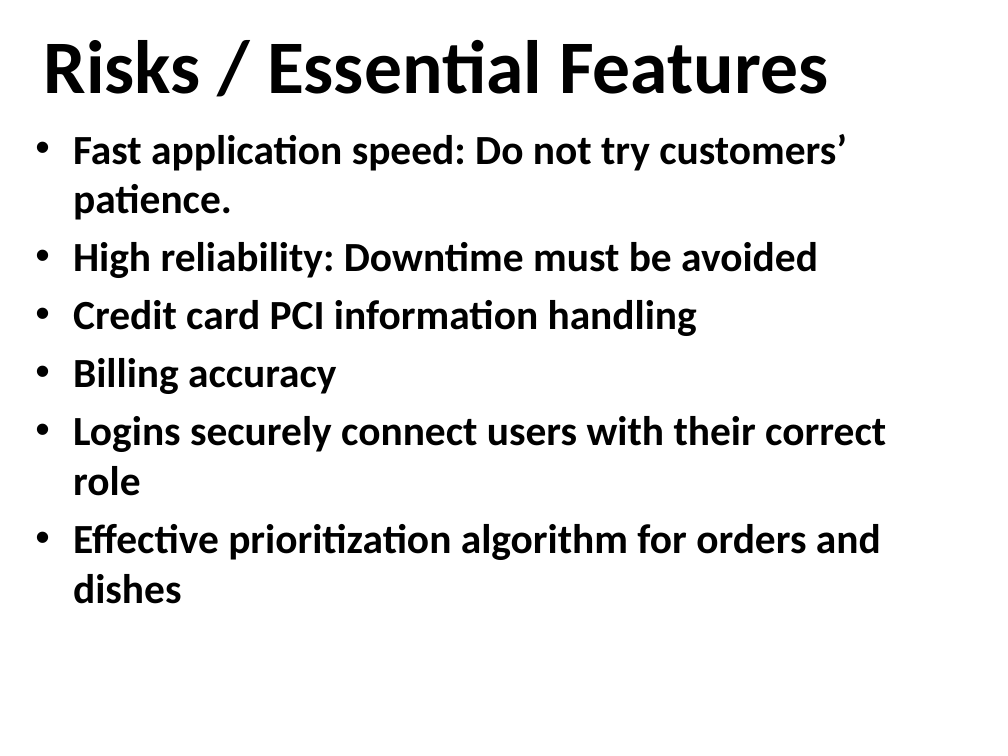
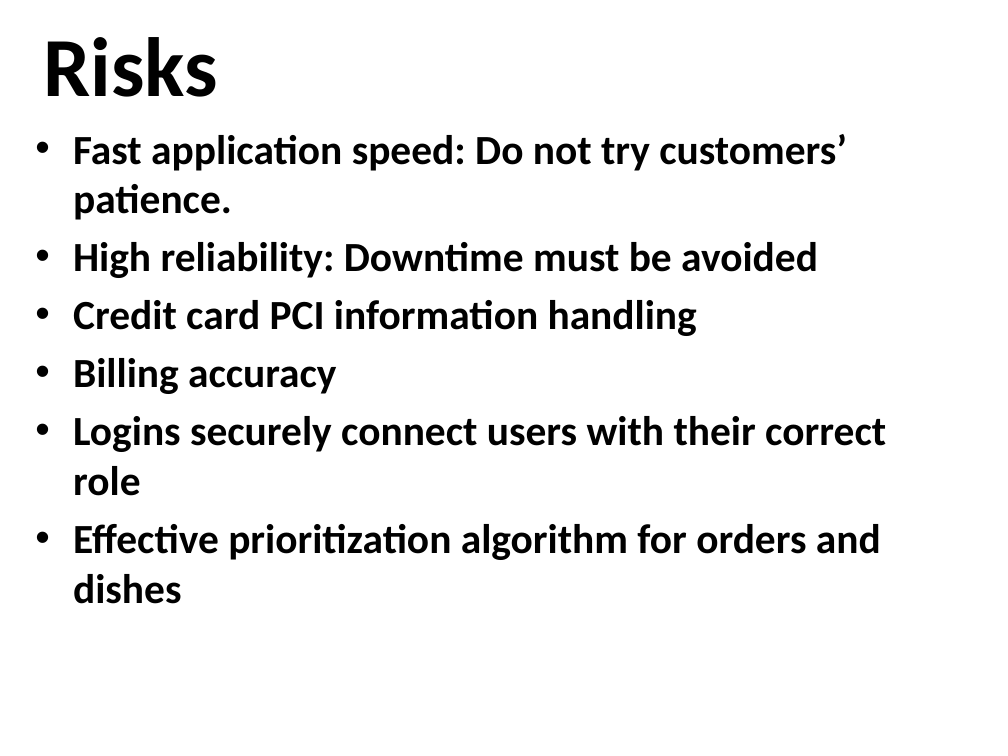
Before and after one commit to osmihi/Capstone, a slide deck: slide 20 of Project Documents/Group3_Presentation1_Capstone.pptx. Drawn at 1008x756 pixels with LibreOffice and Linux fonts; fonts in the diff are those of the drawing; background and template pictures are left out. Boxes give left, top, right and bottom in pixels: in the first picture for what was removed or moved away, otherwise in the second. Text is boxed around its words. In the diff, an @@ line names an element or a change of style, - is before the commit and + after.

```diff
--- a/Project Documents/Group3_Presentation1_Capstone.pptx
+++ b/Project Documents/Group3_Presentation1_Capstone.pptx
@@ title at [44, 37, 218, 97]: text changed; size 54 to 60 pt @@
-Risks / Essential Features
+Risks
```
Also in this commit, not shown: 12 other slides changed, 4 slides added, 8 slides removed.
